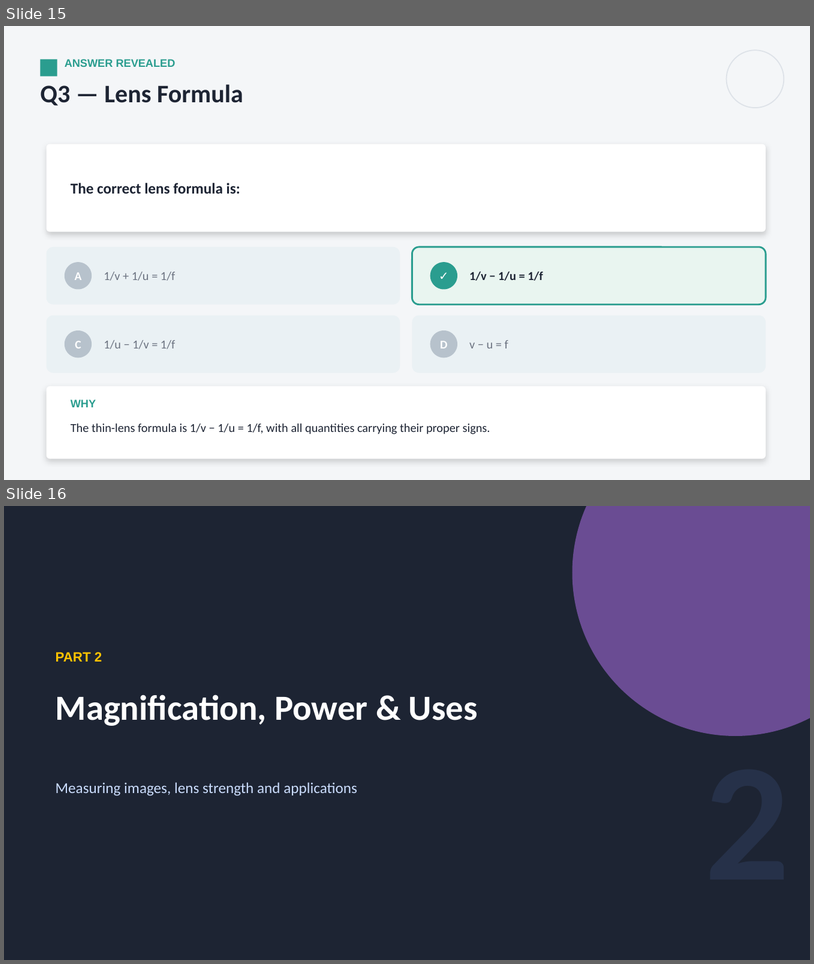
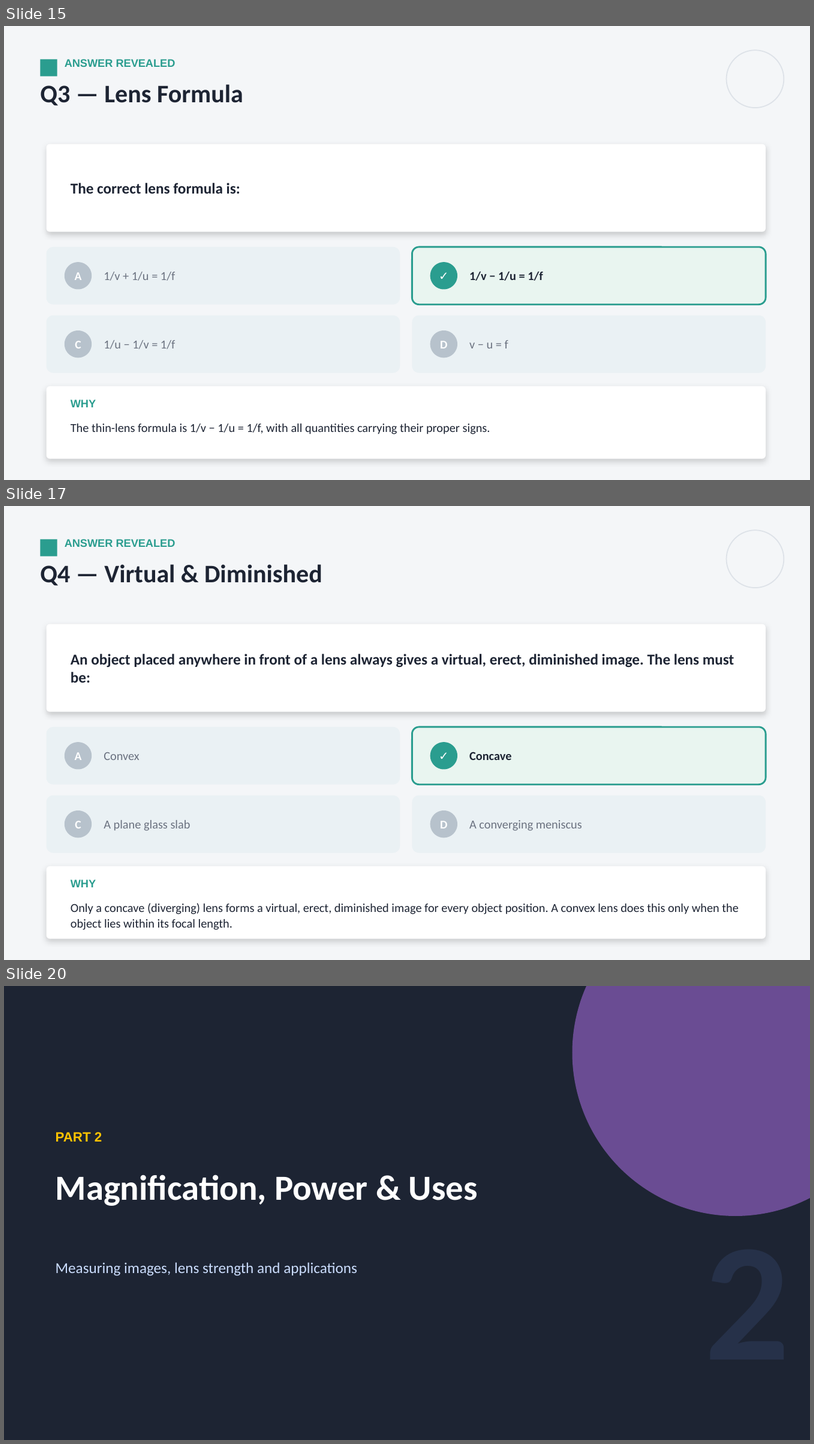
Before and after one commit to parmeshwars2911/MyFirstAR, a slide deck: ppt/Grade10/G10_S44_Refraction_Through_a_Lens_2.pptx. Shown one above the other, each under a label of ours: slides 15 and 16 before the commit, slides 15, 17 and 20 after it; the slides between them are not shown. The pictures are 814x964 and 814x1444 pixels, drawn with LibreOffice and Linux fonts; fonts in the diff are those of the drawing. Boxes give left, top, right and bottom in pixels: in the first picture for what was removed or moved away, otherwise in the second. Text is boxed around its words. In the diff, an @@ line names an element or a change of style, - is before the commit and + after.

```diff
--- a/ppt/Grade10/G10_S44_Refraction_Through_a_Lens_2.pptx
+++ b/ppt/Grade10/G10_S44_Refraction_Through_a_Lens_2.pptx
@@ slide 17 added at box(4, 506, 810, 960), background #F4F6F8 @@
@@ rectangle added at box(40, 539, 57, 556), fill #2A9D8F @@
@@ text added at box(65, 539, 176, 547), 13 pt, text #2A9D8F, bold @@
+ANSWER REVEALED
@@ ellipse added at box(727, 530, 785, 588), outline #DDE2E8 1.25 pt @@
@@ text added at box(40, 564, 323, 586), 30 pt, text #1D2433, bold @@
+Q4 — Virtual & Diminished
@@ rounded rectangle added at box(47, 624, 766, 712), fill #FFFFFF @@
@@ text added at box(71, 654, 734, 682), 18 pt, text #1D2433, bold @@
+An object placed anywhere in front of a lens always gives a virtual, erect, diminished image. The lens must be:
@@ rounded rectangle added at box(47, 727, 400, 784), fill #EAF1F4 @@
@@ rounded rectangle added at box(413, 727, 766, 784), fill #E9F5F0, outline #2A9D8F 2 pt @@
@@ ellipse added at box(65, 742, 92, 769), fill #B7C2CC @@
@@ text added at box(75, 752, 82, 760), 14 pt, text #FFFFFF, bold @@
+A
@@ text added at box(104, 752, 139, 760), 14.5 pt, text #6B7280 @@
+Convex
@@ ellipse added at box(431, 742, 458, 769), fill #2A9D8F @@
@@ text added at box(431, 742, 458, 769), 14 pt, text #FFFFFF, bold @@
+✓
@@ text added at box(470, 751, 512, 760), 14.5 pt, text #1D2433, bold @@
+Concave
@@ rounded rectangle added at box(47, 795, 400, 853), fill #EAF1F4 @@
@@ ellipse added at box(65, 810, 92, 838), fill #B7C2CC @@
@@ rounded rectangle added at box(413, 795, 766, 853), fill #EAF1F4 @@
@@ ellipse added at box(431, 810, 458, 838), fill #B7C2CC @@
@@ text added at box(75, 820, 81, 828), 14 pt, text #FFFFFF, bold @@
+C
@@ text added at box(104, 820, 191, 831), 14.5 pt, text #6B7280 @@
+A plane glass slab
@@ text added at box(440, 820, 447, 828), 14 pt, text #FFFFFF, bold @@
+D
@@ text added at box(470, 820, 582, 831), 14.5 pt, text #6B7280 @@
+A converging meniscus
@@ rounded rectangle added at box(47, 866, 766, 939), fill #FFFFFF @@
@@ text added at box(71, 879, 96, 887), 13 pt, text #2A9D8F, bold @@
+WHY
@@ text added at box(71, 903, 739, 930), 14.5 pt, text #1D2433 @@
+Only a concave (diverging) lens forms a virtual, erect, diminished image for every object position. A convex lens does this only when the object lies within its focal length.
@@ what was slide 16 is now slide 20 @@
```
Also in this commit, not shown: 1 slide changed, 7 other slides added, 3 other files.
